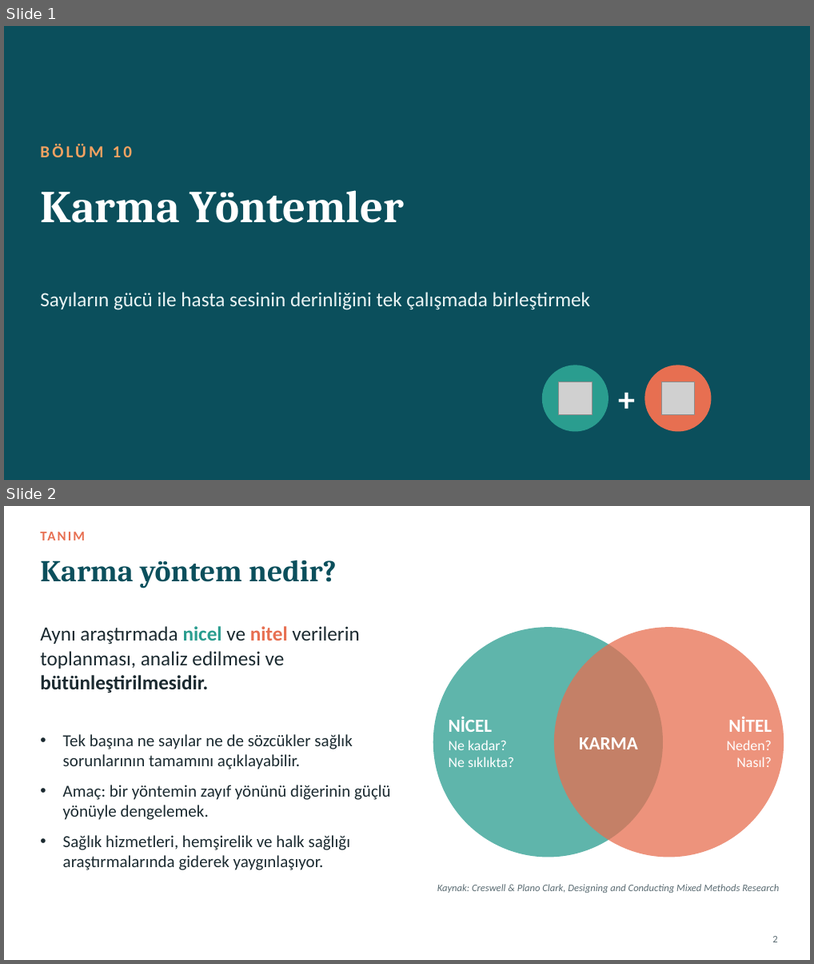
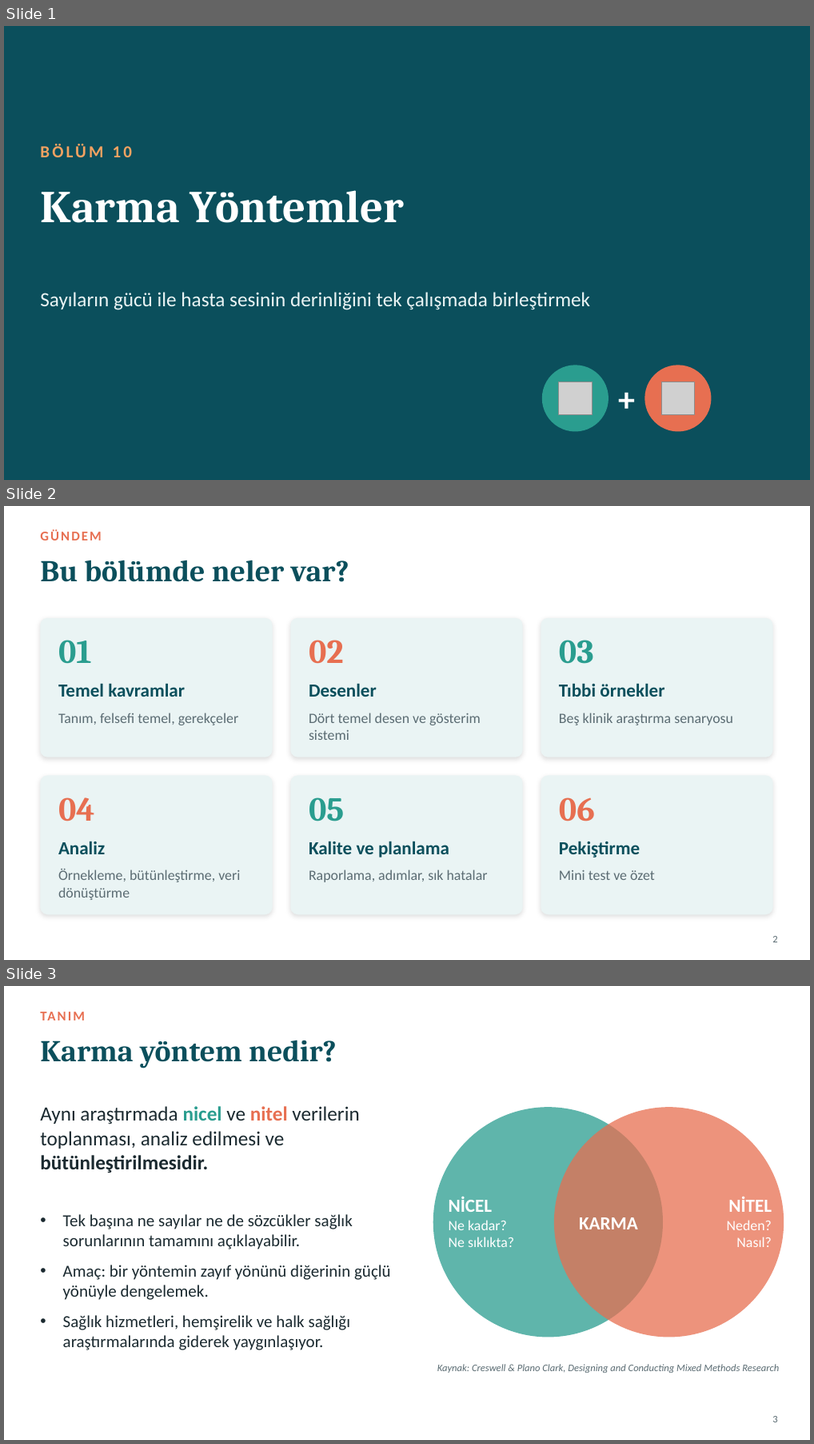
Before and after one commit to sadafac4/istatistik, a slide deck: sunum/10_Karma_Yontemler.pptx. Shown one above the other, each under a label of ours: slides 1 and 2 before the commit, slides 1, 2 and 3 after it. The pictures are 814x964 and 814x1444 pixels, drawn with LibreOffice and Linux fonts; fonts in the diff are those of the drawing; grey boxes stand for pictures. Boxes give left, top, right and bottom in pixels: in the first picture for what was removed or moved away, otherwise in the second. Text is boxed around its words. In the diff, an @@ line names an element or a change of style, - is before the commit and + after.

```diff
--- a/sunum/10_Karma_Yontemler.pptx
+++ b/sunum/10_Karma_Yontemler.pptx
@@ slide 2 added at (x1=4, y1=506, x2=810, y2=960), background #FFFFFF @@
@@ text added at (x1=40, y1=529, x2=101, y2=540), 16 pt, text #E76F51, bold @@
+GÜNDEM
@@ title added at (x1=40, y1=560, x2=350, y2=582), 36 pt, text #0B4F5C, bold @@
+Bu bölümde neler var?
@@ rounded rectangle added at (x1=40, y1=618, x2=273, y2=757), fill #EAF4F4 @@
@@ rounded rectangle added at (x1=290, y1=618, x2=523, y2=757), fill #EAF4F4 @@
@@ rounded rectangle added at (x1=541, y1=618, x2=774, y2=757), fill #EAF4F4 @@
@@ text added at (x1=58, y1=640, x2=92, y2=664), 40 pt, text #2A9D8F, bold @@
+01
@@ text added at (x1=309, y1=640, x2=344, y2=664), 40 pt, text #E76F51, bold @@
+02
@@ text added at (x1=559, y1=640, x2=594, y2=664), 40 pt, text #2A9D8F, bold @@
+03
@@ text added at (x1=58, y1=683, x2=185, y2=696), 22 pt, text #0B4F5C, bold @@
+Temel kavramlar
@@ text added at (x1=309, y1=683, x2=377, y2=696), 22 pt, text #0B4F5C, bold @@
+Desenler
@@ text added at (x1=559, y1=683, x2=665, y2=696), 22 pt, text #0B4F5C, bold @@
+Tıbbi örnekler
@@ text added at (x1=58, y1=712, x2=238, y2=725), 17 pt, text #5B6C73 @@
+Tanım, felsefi temel, gerekçeler
@@ text added at (x1=309, y1=712, x2=481, y2=740), 17 pt, text #5B6C73 @@
+Dört temel desen ve gösterim sistemi
@@ text added at (x1=559, y1=712, x2=734, y2=725), 17 pt, text #5B6C73 @@
+Beş klinik araştırma senaryosu
@@ rounded rectangle added at (x1=40, y1=776, x2=273, y2=914), fill #EAF4F4 @@
@@ rounded rectangle added at (x1=290, y1=776, x2=523, y2=914), fill #EAF4F4 @@
@@ rounded rectangle added at (x1=541, y1=776, x2=774, y2=914), fill #EAF4F4 @@
@@ text added at (x1=58, y1=797, x2=95, y2=821), 40 pt, text #E76F51, bold @@
+04
@@ text added at (x1=309, y1=797, x2=344, y2=821), 40 pt, text #2A9D8F, bold @@
+05
@@ text added at (x1=559, y1=797, x2=595, y2=821), 40 pt, text #E76F51, bold @@
+06
@@ text added at (x1=58, y1=840, x2=105, y2=854), 22 pt, text #0B4F5C, bold @@
+Analiz
@@ text added at (x1=309, y1=840, x2=450, y2=857), 22 pt, text #0B4F5C, bold @@
+Kalite ve planlama
@@ text added at (x1=559, y1=840, x2=640, y2=857), 22 pt, text #0B4F5C, bold @@
+Pekiştirme
@@ text added at (x1=58, y1=868, x2=240, y2=900), 17 pt, text #5B6C73 @@
+Örnekleme, bütünleştirme, veri dönüştürme
@@ text added at (x1=309, y1=869, x2=488, y2=882), 17 pt, text #5B6C73 @@
+Raporlama, adımlar, sık hatalar
@@ text added at (x1=559, y1=870, x2=655, y2=880), 17 pt, text #5B6C73 @@
+Mini test ve özet
@@ page number added at (x1=773, y1=936, x2=778, y2=942), 12 pt, text #5B6C73 @@
+2
@@ what was slide 2 is now slide 3 @@
```
Also in this commit, not shown: 1 slide changed, 12 other slides added, 2 other files.
